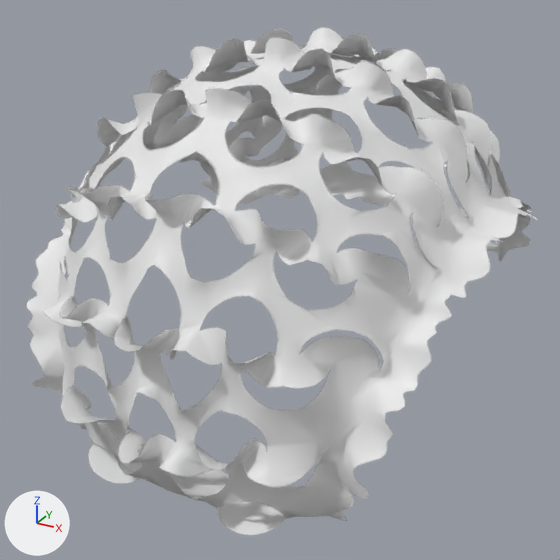
One commit to the FBX model SFHELMETS/ASSETS/Helmet Accessories/Scrims/HighCut Semi RG/HighCut Scrim Oak.fbx: the scene before it, then after it.
Rendered twice from a 50 mm camera at (0.184, -0.374, 1.869) aimed at (0.003, -0.045, 1.704). Lighting does not change. The marker at lower left points along +X, +Y and +Z. The first picture is the older version.

The first picture shows 'High_Cut_Helmet_Scrim_SemiCircle'.
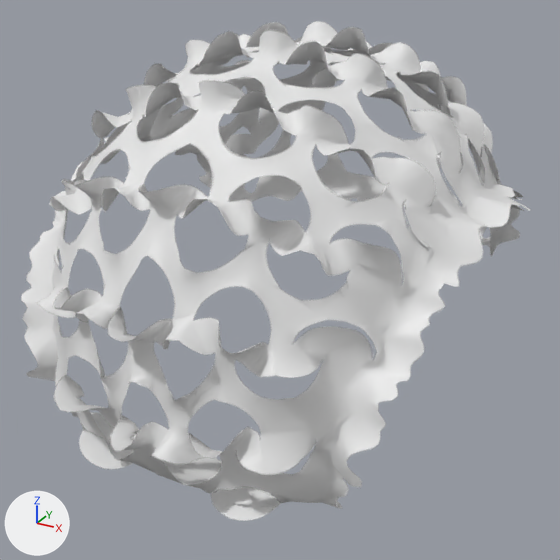
Pixel boxes (x1, y1, x2, y2) of what changed, in the pictures (560 x 560 px):
'High_Cut_Helmet_Scrim_SemiCircle', reshaped, moved, turned
    before: (27, 28, 538, 535)
    after: (21, 21, 530, 521)

What the commit changed:
me_high_cut_helmet_scrim2_md_low is used by ob_high_cut_helmet_scrim_semicircle; location (0.0035, -0.0548, 1.6945); rotation (0.0, 0.0, -3.142), in degrees (0, 0, -180).
me_high_cut_helmet_scrim2_md_low had 2725 vertices, 3638 faces and spanned x -0.122..0.12, y -0.162..0.116, z -0.065..0.134.
me_high_cut_helmet_scrim2_md_low now has 2725 vertices, 3638 faces and spans x -0.12..0.122, y -0.171..0.105, z 1.636..1.832.
me_high_cut_helmet_scrim2_md_low part 1: 2725 of 2725 vertices moved; they spanned x -0.122..0.12, y -0.162..0.116, z -0.065..0.134 and now span x -0.12..0.122, y -0.171..0.105, z 1.636..1.832; mean shift (0.001, -0.044, 1.698).
Object 'High_Cut_Helmet_Scrim_SemiCircle' (ob_high_cut_helmet_scrim_semicircle) turns from (0, 0, -180) to (0, 0, 0) degrees about x, y and z.
Object 'High_Cut_Helmet_Scrim_SemiCircle' (ob_high_cut_helmet_scrim_semicircle) moves from (0.0035, -0.0548, 1.6945) to (0.0, 0.0, 0.0).
